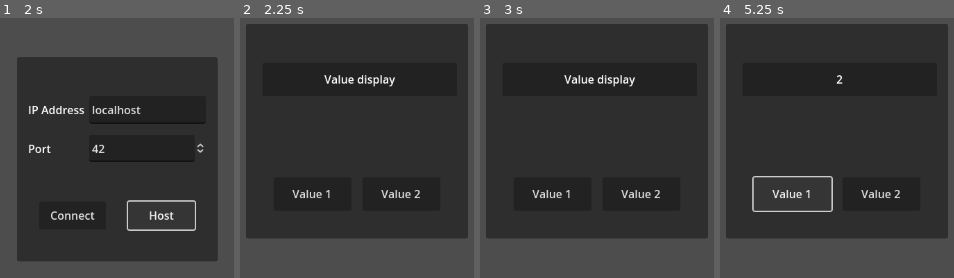
Above: before the commit, frames 1-4 (left to right).
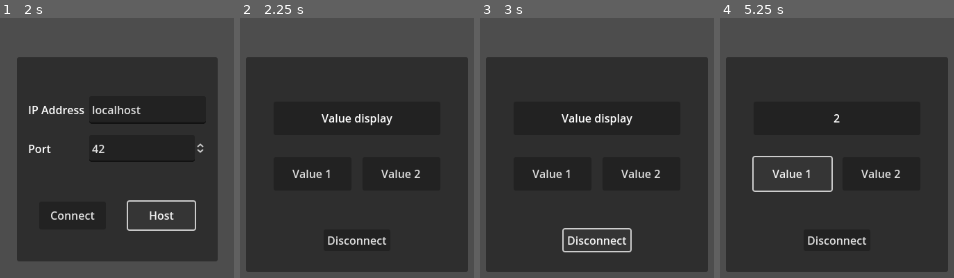
Above: after the commit, the same moments.

Repository: Jesse-ww/godot-networking-test
Game: Godot game, scene res://scenes/main_scene.tscn
The game is run twice, just before and just after one commit, with the same random seed, the same clock (stepped at 60 frames per second) and the same inputs.
Inputs (mouse positions are in pixels of both pictures, inside the frame that each line leads up to):
- Up to frame 1 (2 s): tap Enter at 0.5 s; click "Host" at 1.25 s
- Up to frame 2 (2.25 s): click "Connect" at 2 s
- Up to frame 3 (3 s): click (597, 239) at 2.75 s, where only the run after the commit has a clickable "Disconnect"
- Up to frame 4 (5.25 s): click "Value 1" at 3.5 s; click "Value 2" at 4.25 s; click "Value 1" at 5 s

Frame 1 is identical in both runs. In frame 2, 26% of the frame differs, in the area x 2-98%, y 2-98%; in frame 3, 25%; in frame 4, 26%.

Commit message:
Added disconnect to client page

Diff:
--- a/scripts/live_numbers_page.gd
+++ b/scripts/live_numbers_page.gd
@@ -1,30 +1,28 @@
 class_name LiveNumbersPage
 extends Control
+
+signal disconnect_pressed
 
 @export var button1 : Button
 @export var button2 : Button
 @export var valDisplay : Label
+@export var disconnect_button : Button
 
 var val1 : int
 var val2 : int
 
-
 func _ready() -> void:
 	button1.button_down.connect(increment_and_display_val1)
 	button2.button_down.connect(increment_and_display_val2)
-	get_viewport().size_changed.connect(_on_resized)
-
+	disconnect_button.button_down.connect(disconnect_server)
 
 func increment_and_display_val1():
 	val1 += 1
 	valDisplay.text = str(val1)
 
-
 func increment_and_display_val2():
 	val2 += 1
 	valDisplay.text = str(val2)
 
-
-func _on_resized() -> void:
-	get_viewport().size = get_tree().root.size
-	print("Updated to ", get_viewport().size)
+func disconnect_server() -> void:
+	disconnect_pressed.emit()
--- a/scripts/main_menu_page.gd
+++ b/scripts/main_menu_page.gd
@@ -10,7 +10,9 @@
 
 func _ready() -> void:
 	ip_input.text = "localhost"
+	ServerProps.ip_address = "localhost"
 	port_input.value = 42
+	ServerProps.port = 42
 	ip_input.text_changed.connect(receive_ip)
 	port_input.value_changed.connect(receive_port)
 	mp_system = get_node("/root/MainScene/Multiplayer")
@@ -19,9 +21,6 @@
 	page_manager = get_node("/root/MainScene")
 	mp_system.on_host.connect(open_server_page)
 	mp_system.on_join.connect(open_client_page)
-
-func _process(delta: float) -> void:
-	pass
 
 func receive_ip(ip:String):
 	ServerProps.ip_address = ip
--- a/scripts/multiplayer_system.gd
+++ b/scripts/multiplayer_system.gd
@@ -9,18 +9,16 @@
 var server_page : ServerPage
 var client_page : LiveNumbersPage
 
-
 func _ready() -> void:
 	server_page = page_manager.get_page("ServerPage")
 	server_page.disconnect_pressed.connect(disconnect_session)
+	client_page = page_manager.get_page("LiveNumbersPage")
+	client_page.disconnect_pressed.connect(disconnect_session)
 	multiplayer.connected_to_server.connect(server_connected)
 	multiplayer.server_disconnected.connect(server_disconnected)
 	multiplayer.connection_failed.connect(connection_failed)
 	multiplayer.peer_connected.connect(peer_connected)
 	multiplayer.peer_disconnected.connect(peer_disconnected)
-
-func _process(delta: float) -> void:
-	pass
 
 func server_connected():
 	server_page.log_to_server("Connected!")
--- a/scripts/page_manager.gd
+++ b/scripts/page_manager.gd
@@ -4,10 +4,6 @@
 @export var pages : Array[Control]
 
 func _ready() -> void:
-	pass
-
-
-func _process(delta: float) -> void:
 	pass
 
 ## Opens a single page and hides all others
--- a/ui/live_numbers_page.tscn
+++ b/ui/live_numbers_page.tscn
@@ -2,7 +2,7 @@
 
 [ext_resource type="Script" path="res://scripts/live_numbers_page.gd" id="1_ujdn3"]
 
-[node name="LiveNumbersPage" type="Control" node_paths=PackedStringArray("button1", "button2", "valDisplay")]
+[node name="LiveNumbersPage" type="Control" node_paths=PackedStringArray("button1", "button2", "valDisplay", "disconnect_button")]
 layout_mode = 3
 anchors_preset = 15
 anchor_right = 1.0
@@ -13,31 +13,33 @@
 button1 = NodePath("Panel/ValueButton1")
 button2 = NodePath("Panel/ValueButton2")
 valDisplay = NodePath("Panel/TextPanel/Label")
+disconnect_button = NodePath("Panel/DisconnectButton")
 
 [node name="Panel" type="Panel" parent="."]
 layout_mode = 1
 anchors_preset = -1
 anchor_left = 0.5
-anchor_top = 0.198
+anchor_top = 0.272
 anchor_right = 0.5
-anchor_bottom = 0.198
+anchor_bottom = 0.272
 offset_left = -160.0
-offset_top = -0.304016
+offset_top = -0.256012
 offset_right = 160.0
-offset_bottom = 308.696
+offset_bottom = 308.744
 grow_horizontal = 2
 grow_vertical = 2
 
 [node name="TextPanel" type="Panel" parent="Panel"]
 layout_mode = 1
 anchors_preset = -1
-anchor_top = 0.181
+anchor_top = 0.285
 anchor_right = 1.0
-anchor_bottom = 0.337
-offset_left = 24.0
-offset_top = 0.0709953
-offset_right = -16.0
-offset_bottom = -0.133003
+anchor_bottom = 0.285
+offset_left = 40.0
+offset_top = -24.065
+offset_right = -40.0
+offset_bottom = 23.935
+metadata/_edit_group_ = true
 
 [node name="Label" type="Label" parent="Panel/TextPanel"]
 layout_mode = 1
@@ -45,9 +47,9 @@
 anchor_right = 1.0
 anchor_bottom = 1.0
 offset_left = 8.0
-offset_top = 8.0
+offset_top = 8.00002
 offset_right = -8.0
-offset_bottom = -8.0
+offset_bottom = -7.99998
 text = "Value display"
 horizontal_alignment = 1
 vertical_alignment = 1
@@ -55,12 +57,12 @@
 [node name="ValueButton1" type="Button" parent="Panel"]
 layout_mode = 1
 anchors_preset = -1
-anchor_top = 0.793
-anchor_bottom = 0.793
+anchor_top = 0.544
+anchor_bottom = 0.544
 offset_left = 40.0
-offset_top = -24.037
+offset_top = -24.096
 offset_right = 152.0
-offset_bottom = 23.963
+offset_bottom = 23.904
 grow_horizontal = 0
 text = "Value 1"
 
@@ -68,13 +70,26 @@
 layout_mode = 1
 anchors_preset = -1
 anchor_left = 1.0
-anchor_top = 0.793
+anchor_top = 0.544
 anchor_right = 1.0
-anchor_bottom = 0.793
+anchor_bottom = 0.544
 offset_left = -152.0
-offset_top = -24.037
+offset_top = -24.096
 offset_right = -40.0
-offset_bottom = 23.963
+offset_bottom = 23.904
 grow_horizontal = 0
 grow_vertical = 2
 text = "Value 2"
+
+[node name="DisconnectButton" type="Button" parent="Panel"]
+layout_mode = 1
+anchors_preset = -1
+anchor_left = 0.35
+anchor_top = 0.803
+anchor_right = 0.65
+anchor_bottom = 0.903
+offset_top = -0.127014
+offset_right = -1.52588e-05
+offset_bottom = -0.0270386
+grow_horizontal = 0
+text = "Disconnect"
